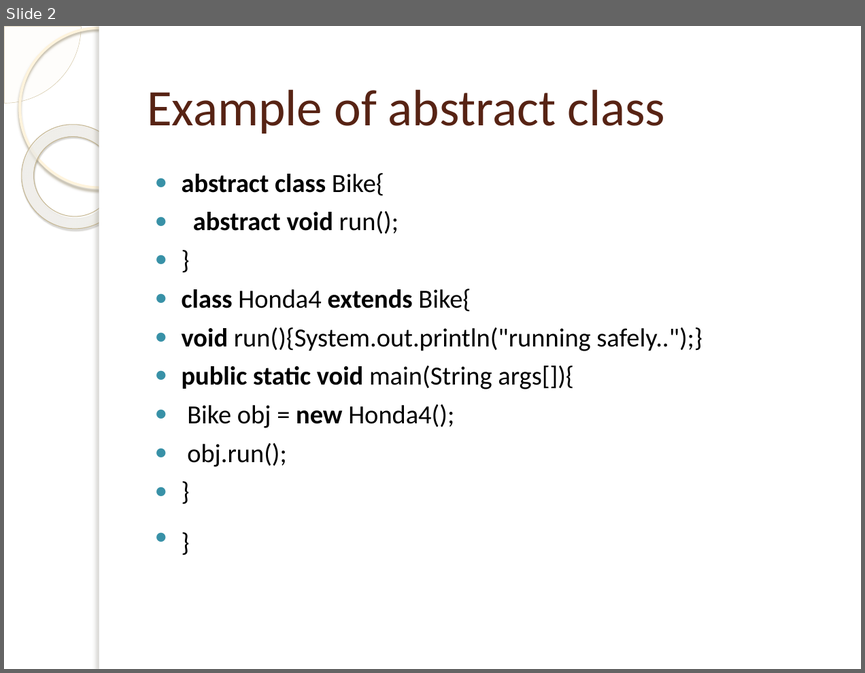
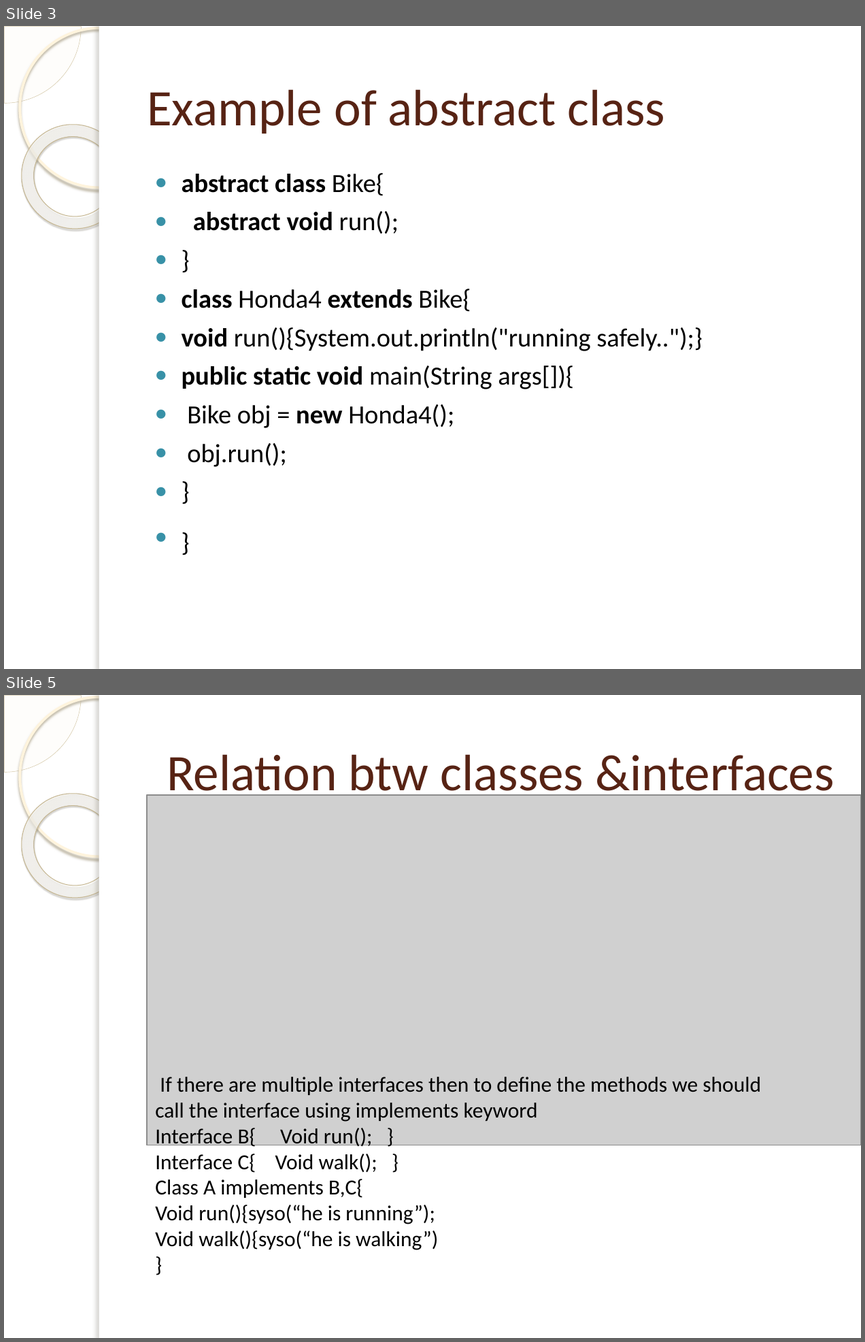
Before and after one commit to raghuvarmam/java-programs, a slide deck: Abstract classes.pptx. Shown one above the other, each under a label of ours: slide 2 before the commit, slides 3 and 5 after it; the slides between them are not shown. The pictures are 865x673 and 865x1342 pixels, drawn with LibreOffice and Linux fonts; fonts in the diff are those of the drawing; grey boxes stand for pictures; background and template pictures are left out. Boxes give left, top, right and bottom in pixels: in the first picture for what was removed or moved away, otherwise in the second. Text is boxed around its words. In the diff, an @@ line names an element or a change of style, - is before the commit and + after.

Commit message:
ppt

```diff
--- a/Abstract classes.pptx
+++ b/Abstract classes.pptx
@@ slide 5 added at bbox=[4, 695, 861, 1338], background picture (left out); not listed: 5 template elements that a slide beside it also shows @@
@@ title added at bbox=[167, 754, 834, 802], 43 pt, text #572314 @@
+Relation btw classes &interfaces
@@ picture added at bbox=[147, 795, 861, 1145] @@
@@ text added at bbox=[155, 1076, 761, 1250], 18 pt, text #000000 @@
+If there are multiple interfaces then to define the methods we should call the interface using implements keyword
+Interface B{ Void run(); }
+Interface C{ Void walk(); }
+Class A implements B,C{
+Void run(){syso(“he is running”);
+Void walk(){syso(“he is walking”)
+}
@@ what was slide 2 is now slide 3 @@
```
Also in this commit, not shown: 3 other slides added, 5 slides removed.
